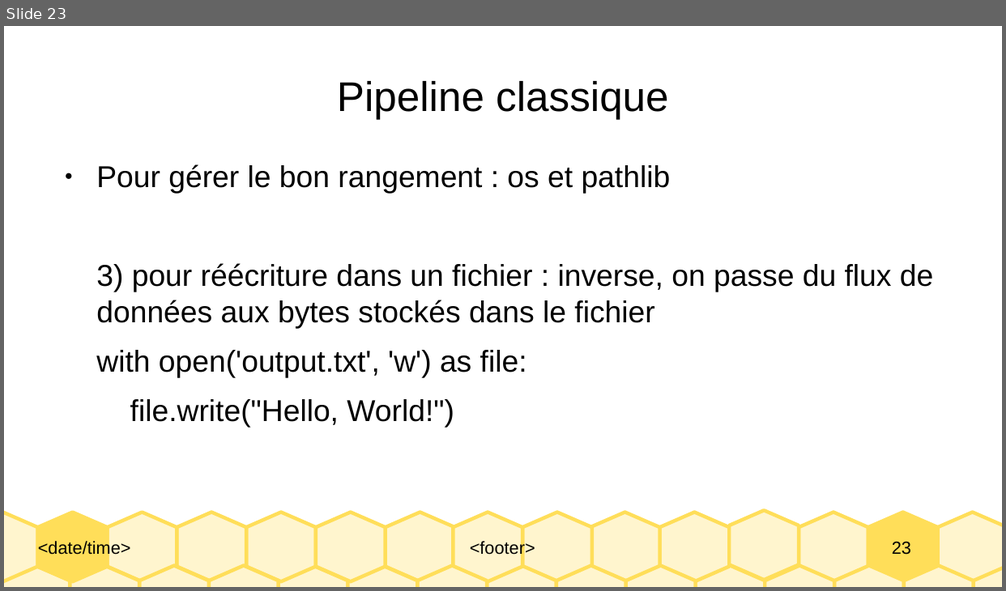
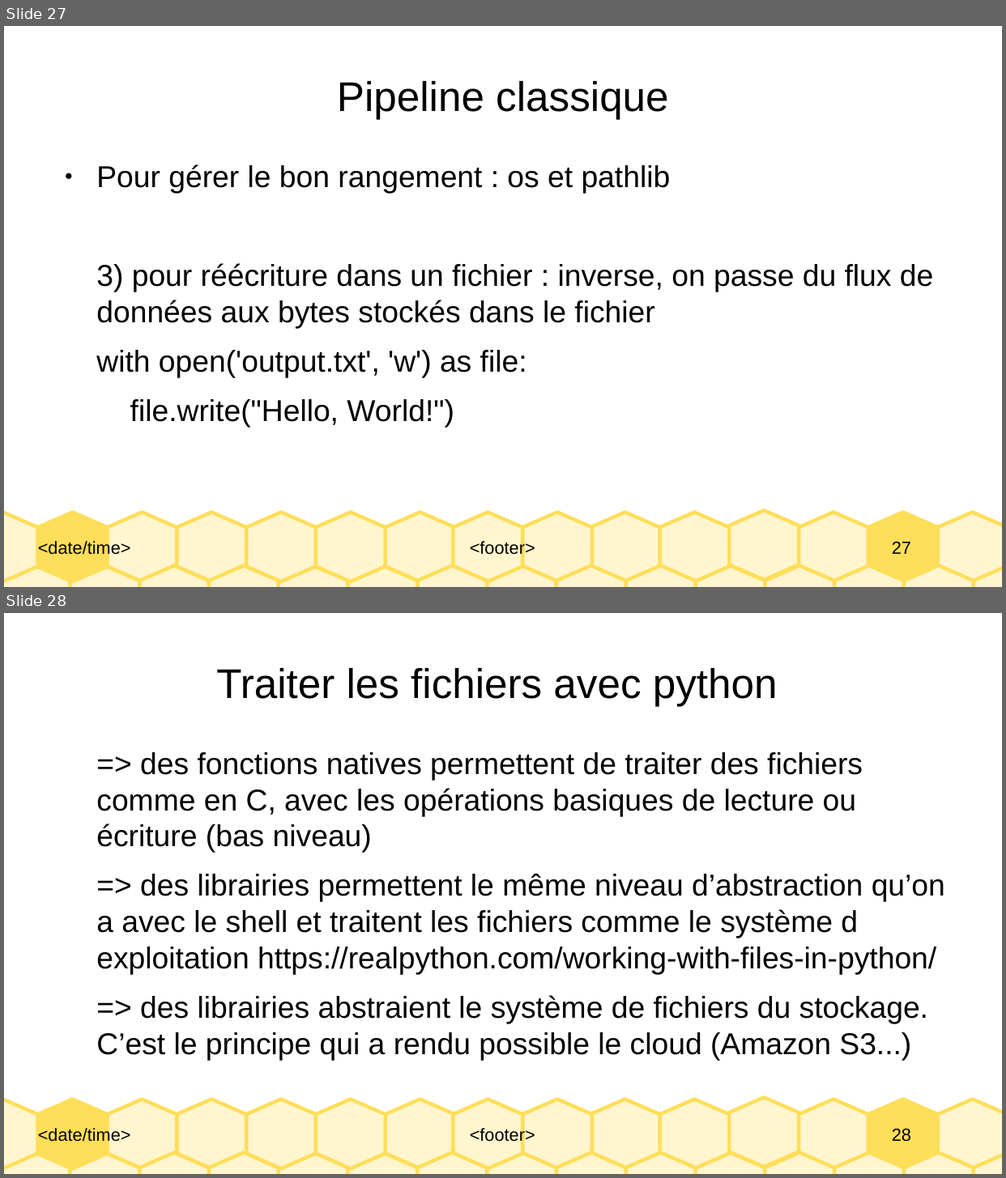
Before and after one commit to Dinarque/INALCO_Techniques_web_en_python_2025, a slide deck: cours/INALCO_C1_gestion_de_fichiers.odp. Shown one above the other, each under a label of ours: slide 23 before the commit, slides 27 and 28 after it. The pictures are 1006x591 and 1006x1178 pixels, drawn with LibreOffice and Linux fonts; fonts in the diff are those of the drawing. Boxes give left, top, right and bottom in pixels: in the first picture for what was removed or moved away, otherwise in the second. Text is boxed around its words. In the diff, an @@ line names an element or a change of style, - is before the commit and + after.

```diff
--- a/cours/INALCO_C1_gestion_de_fichiers.odp
+++ b/cours/INALCO_C1_gestion_de_fichiers.odp
@@ slide 28 added at box(4, 613, 1002, 1174), background #FFFFFF; not listed: 33 template elements that a slide beside it also shows @@
@@ title added at box(216, 668, 778, 707), 33 pt, text #000000 @@
+Traiter les fichiers avec python
@@ text added at box(96, 752, 945, 1060), 24 pt, text #000000 @@
+=> des fonctions natives permettent de traiter des fichiers comme en C, avec les opérations basiques de lecture ou écriture (bas niveau)
+=> des librairies permettent le même niveau d’abstraction qu’on a avec le shell et traitent les fichiers comme le système d exploitation https://realpython.com/working-with-files-in-python/
+=> des librairies abstraient le système de fichiers du stockage. C’est le principe qui a rendu possible le cloud (Amazon S3...)
@@ what was slide 23 is now slide 27 @@
@@ page number at box(892, 542, 911, 554): text changed @@
-23
+27
```
Also in this commit, not shown: 2 slides changed, 4 other slides added.
